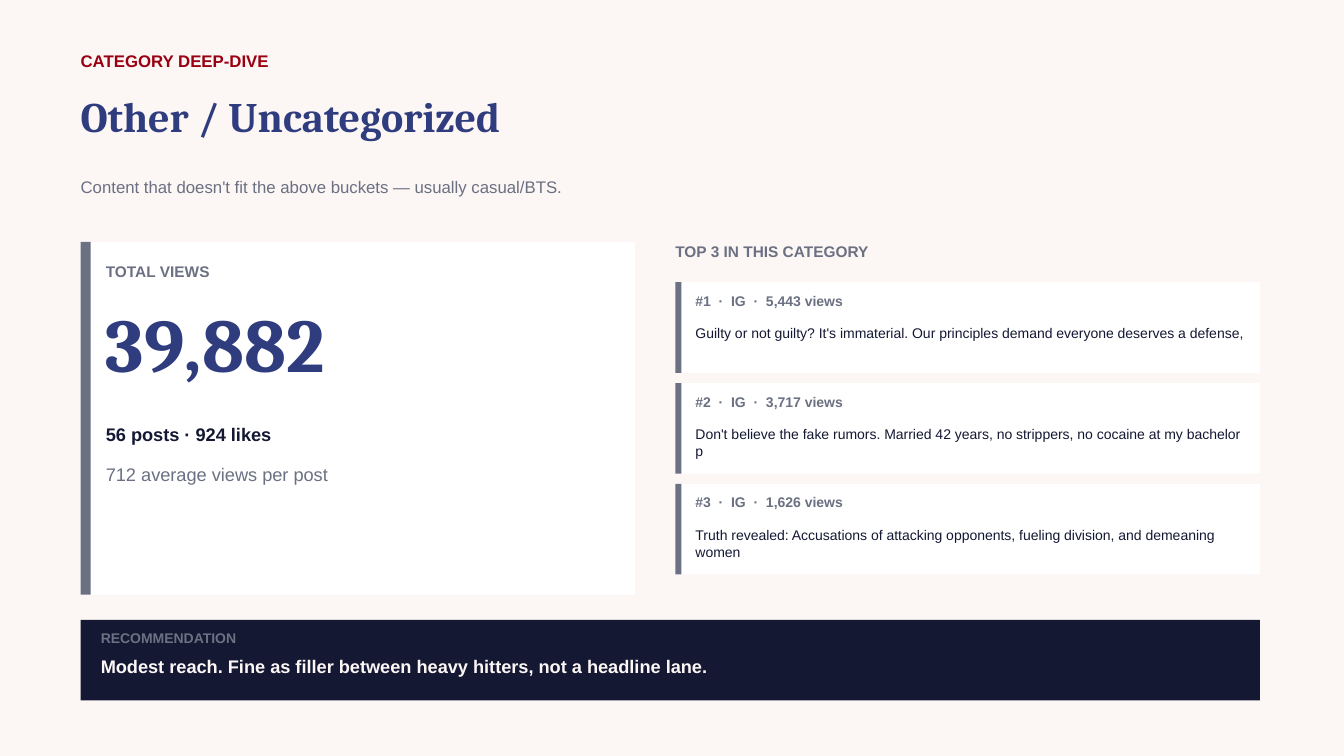
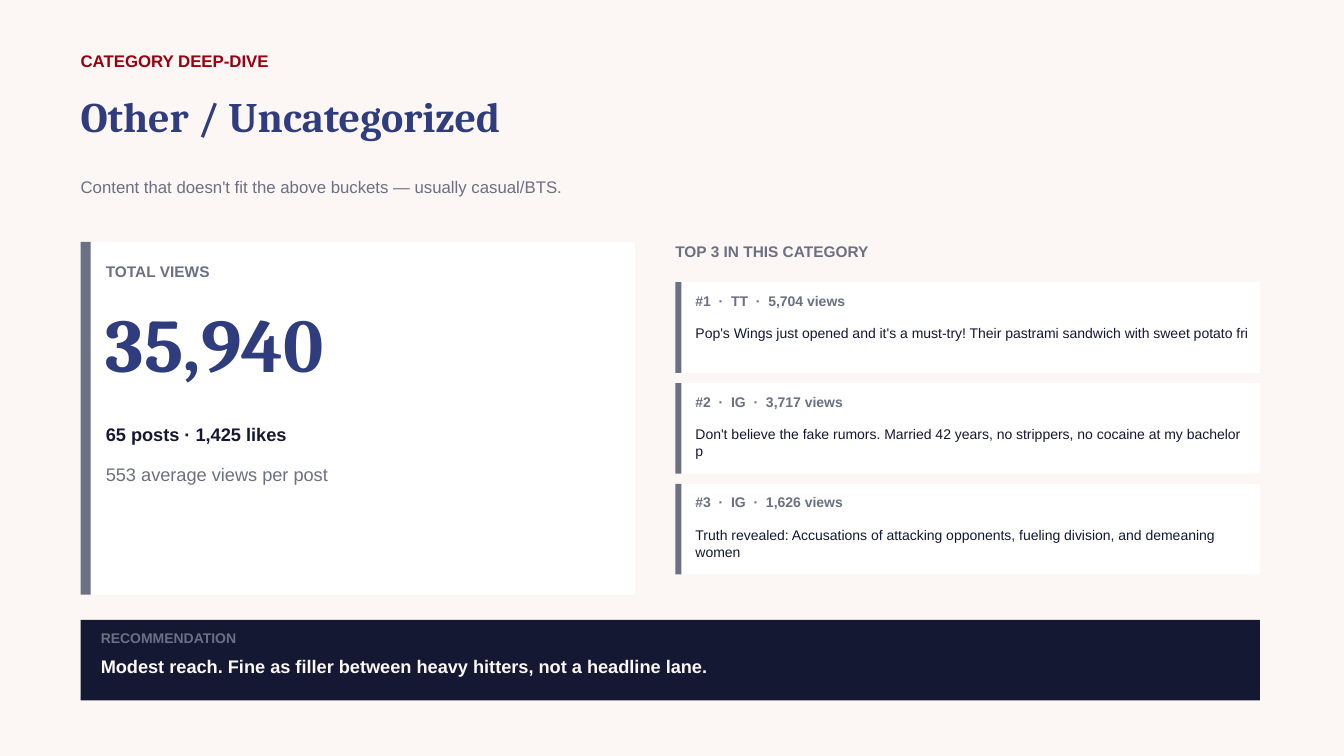
Before and after one commit to zvmmer/talking-downey-kpis, a slide deck: slide 7 of SPONSOR_CONTENT_REPORT.pptx (slide 6 before the commit). Drawn at 1344x756 pixels with LibreOffice and Linux fonts; fonts in the diff are those of the drawing. Boxes give left, top, right and bottom in pixels: in the first picture for what was removed or moved away, otherwise in the second. Text is boxed around its words. In the diff, an @@ line names an element or a change of style, - is before the commit and + after.

```diff
--- a/SPONSOR_CONTENT_REPORT.pptx
+++ b/SPONSOR_CONTENT_REPORT.pptx
@@ text at [695,296,845,308]: text changed @@
-#1 · IG · 5,443 views
+#1 · TT · 5,704 views
@@ text at [106,320,324,383]: text changed @@
-39,882
+35,940
@@ text at [695,328,1248,341]: text changed @@
-Guilty or not guilty? It's immaterial. Our principles demand everyone deserves a defense,
+Pop's Wings just opened and it's a must-try! Their pastrami sandwich with sweet potato fri
@@ text at [106,427,286,445]: text changed @@
-56 posts · 924 likes
+65 posts · 1,425 likes
@@ text at [106,468,328,485]: text changed @@
-712 average views per post
+553 average views per post
```
Also in this commit, not shown: 12 other slides changed, 5 other files.
